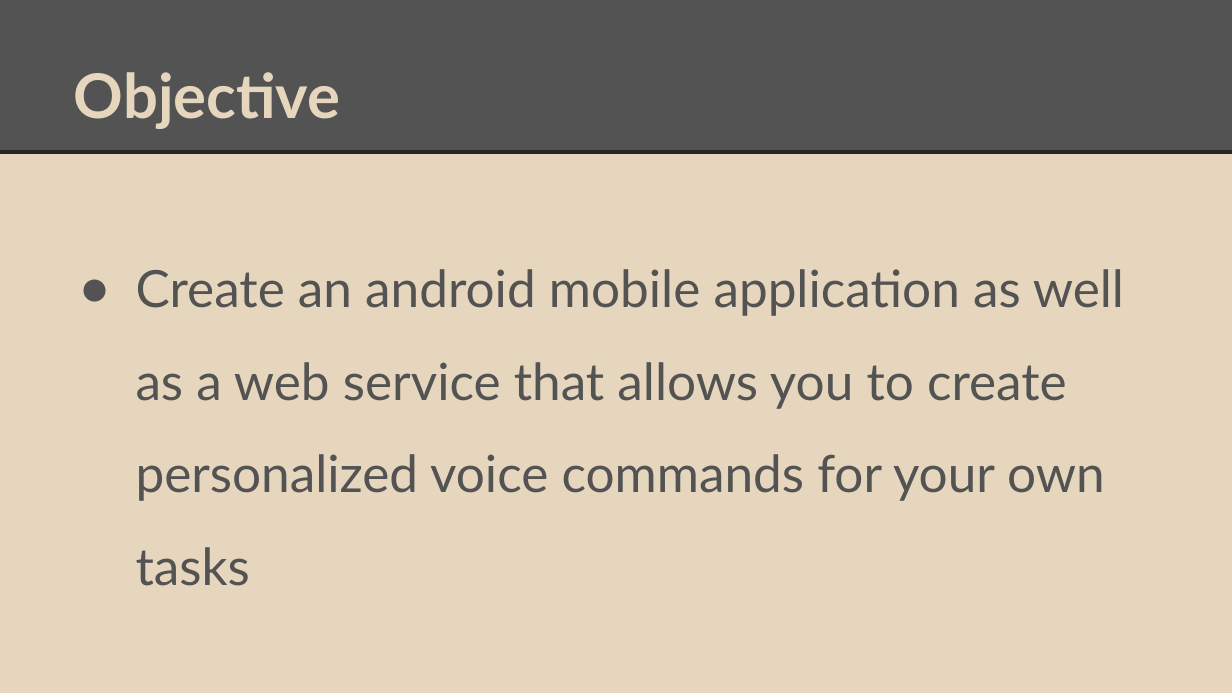
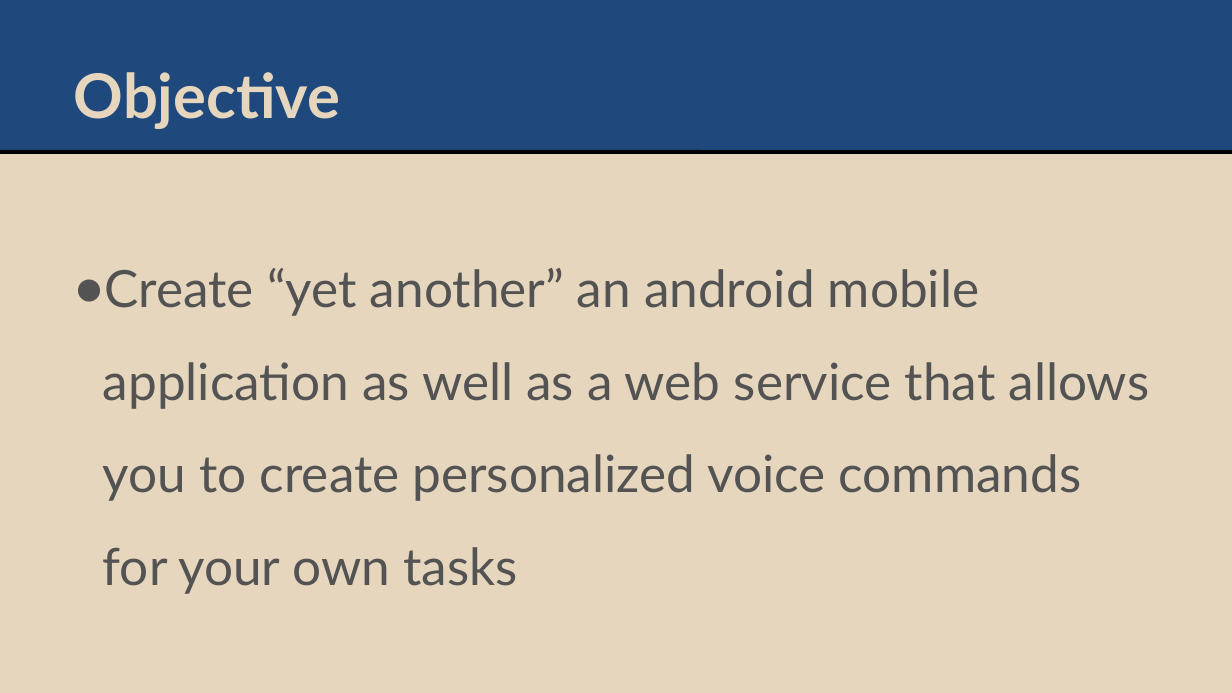
Before and after one commit to paritosh-gupta/AI_valet_CS-275-drexel, a slide deck: slide 4 of CS275-Projcet.pptx (slide 3 before the commit). Drawn at 1232x693 pixels with LibreOffice and Linux fonts; fonts in the diff are those of the drawing. Boxes give left, top, right and bottom in pixels: in the first picture for what was removed or moved away, otherwise in the second. Text is boxed around its words. In the diff, an @@ line names an element or a change of style, - is before the commit and + after.

```diff
--- a/CS275-Projcet.pptx
+++ b/CS275-Projcet.pptx
@@ rectangle at [0, 0, 1232, 152]: fill #535353 to #1F497D @@
@@ line (0, 152) - (1232, 152): stroke #262626 2.25 pt to #000000 2.24 pt @@
@@ text at [103, 268, 1150, 594]: text changed @@
-● Create an android mobile application as well as a web service that allows you to create personalized voice commands for your own tasks
+● Create “yet another” an android mobile application as well as a web service that allows you to create personalized voice commands for your own tasks
```
Also in this commit, not shown: 6 other slides changed, 4 slides added, 1 other file.
